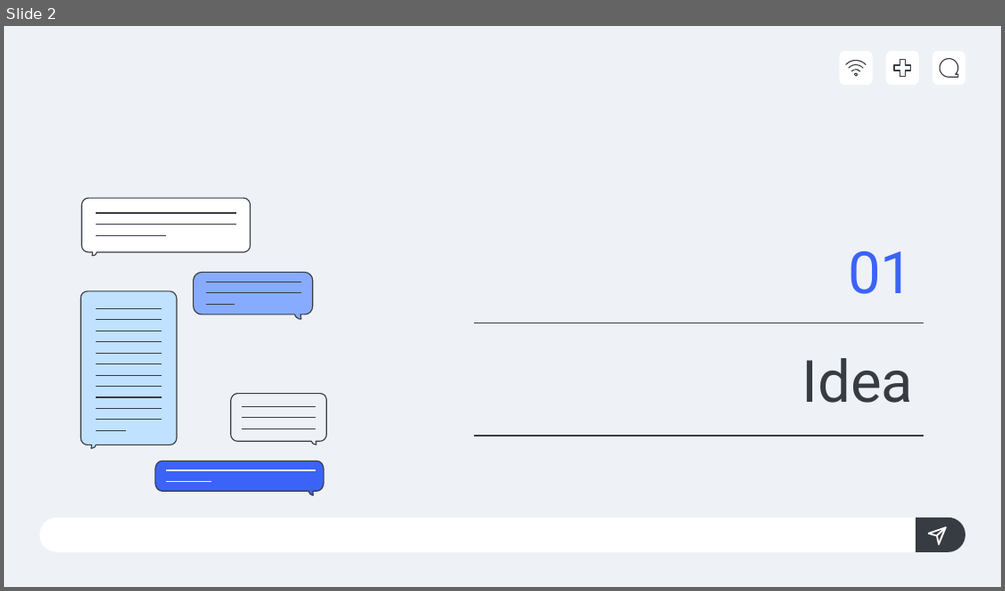
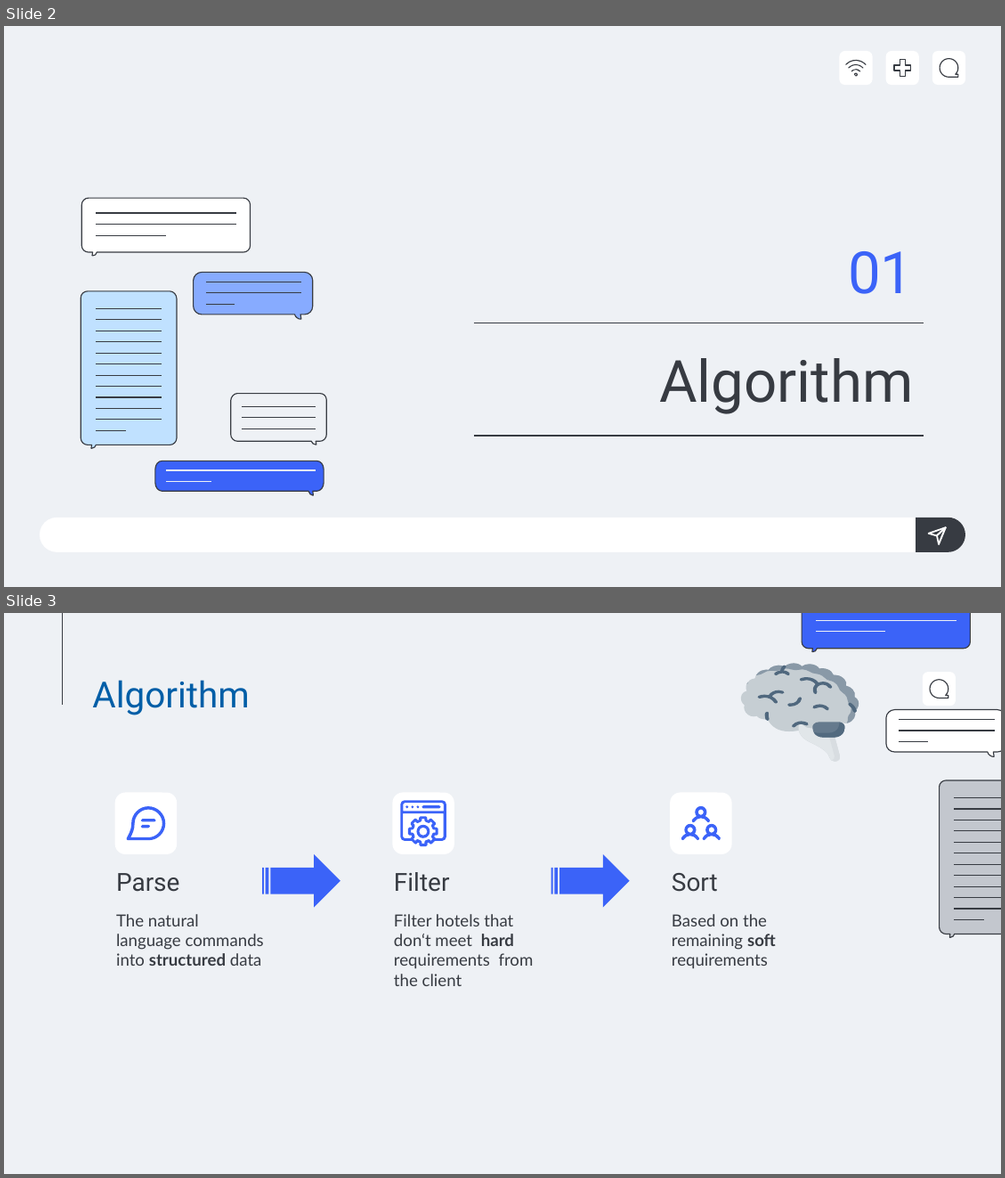
Before and after one commit to M4RKUS28/SmartStay24, a slide deck: Makeathon Check24 - Pitch.pptx. Shown one above the other, each under a label of ours: slide 2 before the commit, slides 2 and 3 after it. The pictures are 1005x591 and 1005x1178 pixels, drawn with LibreOffice and Linux fonts; fonts in the diff are those of the drawing; background and template pictures are left out. Boxes give left, top, right and bottom in pixels: in the first picture for what was removed or moved away, otherwise in the second. Text is boxed around its words. In the diff, an @@ line names an element or a change of style, - is before the commit and + after.

```diff
--- a/Makeathon Check24 - Pitch.pptx
+++ b/Makeathon Check24 - Pitch.pptx
@@ slide 3 added at (4,613,1001,1174), background #EEF1F5 @@
@@ line added from (63, 613) to (63, 705), #373B42 0.75 pt @@
@@ title added at (92,680,249,715), 26 pt, text #005EA7 @@
+Algorithm
@@ rounded rectangle added at (922,672,955,706), fill #FFFFFF @@
@@ flow chart magnetic tape added at (930,680,949,698), outline #373B42 0.75 pt @@
@@ group added at (740,663,859,762): 16 freeform shapes @@
@@ rounded rectangle added at (114,793,177,854), fill #FFFFFF @@
@@ rounded rectangle added at (393,793,454,854), fill #FFFFFF @@
@@ rounded rectangle added at (670,793,732,854), fill #FFFFFF @@
@@ freeform shape added at (127,806,165,840), fill #3B63F8 @@
@@ group added at (401,801,446,846): 6 freeform shapes @@
@@ freeform shape added at (680,806,720,840), fill #3B63F8 @@
@@ subtitle added at (116,873,179,892), 18 pt, text #373B42 @@
+Parse
@@ striped right arrow added at (262,854,341,907), fill #3B63F8 @@
@@ subtitle added at (394,872,449,892), 18 pt, text #373B42 @@
+Filter
@@ striped right arrow added at (551,854,630,907), fill #3B63F8 @@
@@ subtitle added at (672,873,718,892), 18 pt, text #373B42 @@
+Sort
@@ subtitle added at (116,914,264,965), 12 pt, text #373B42 @@
+The natural
+language commands
+into structured data
@@ subtitle added at (394,914,534,986), 12 pt, text #373B42 @@
+Filter hotels that
+don‘t meet hard
+requirements from
+the client
@@ subtitle added at (672,914,776,968), 12 pt, text #373B42 @@
+Based on the
+remaining soft
+requirements
@@ group added at (801,613,1001,937): 17 lines, 3 freeform shapes @@
@@ slide 2 changed as well @@
@@ title at (659,358,913,414): text changed @@
-Idea
+Algorithm
```
Also in this commit, not shown: 3 other slides changed, 6 other slides added, 3 slides removed.
